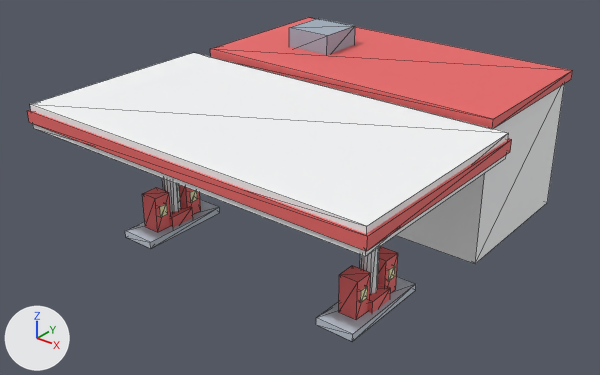
The glTF model assets/models/gas-station.glb, before and after one commit.
Rendered twice from a 50 mm lens placed at (19.5, -24.0, 17.6), pointed at (-0.2, 0.7, 2.3). Lighting does not change. The marker at lower left points along +X, +Y and +Z. The first picture is the older version. Mesh edges are drawn as thin lines. Vertices at exactly the same position are counted once.

In view in the first picture: 'Root'.
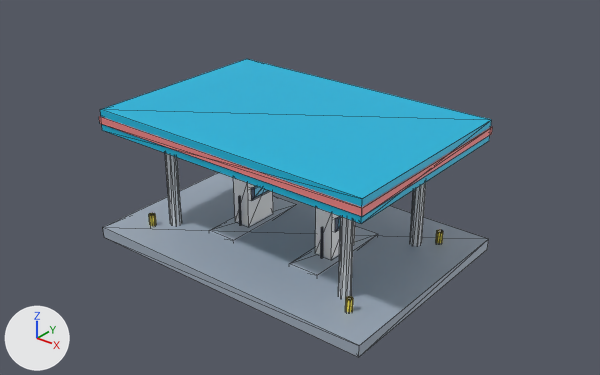
Pixel boxes [x1, y1, x2, y2] of what changed, in the pictures (600 x 375 px; the box of a moved part takes in the faces that stretch with it):
'Root', reshaped (28% narrower, 8% shorter)
    before: [27, 18, 573, 341]
    after: [99, 59, 493, 357]
part 1 of me_modelmesh, added
    after: [103, 173, 489, 357]
part 2 of me_modelmesh, added (cyan)
    after: [100, 59, 492, 224]
part 3 of me_modelmesh, added
    after: [99, 116, 493, 216]
part 4 of me_modelmesh, moved or reshaped (not visible afterwards)
    before: [162, 178, 181, 212]
part 5 of me_modelmesh, moved or reshaped
    before: [360, 247, 380, 294]
    after: [410, 182, 426, 246]
part 6 of me_modelmesh, added
    after: [165, 153, 182, 226]
part 7 of me_modelmesh, added
    after: [338, 216, 354, 299]
part 8 of me_modelmesh, moved or reshaped
    before: [125, 199, 220, 248]
    after: [209, 196, 297, 241]
part 9 of me_modelmesh, added
    after: [234, 178, 273, 226]
part 10 of me_modelmesh, added
    after: [251, 186, 269, 201]
part 11 of me_modelmesh, added
    after: [255, 187, 267, 197]
part 12 of me_modelmesh, moved or reshaped
    before: [316, 277, 416, 341]
    after: [289, 226, 378, 276]
part 13 of me_modelmesh, added
    after: [315, 208, 355, 259]
part 14 of me_modelmesh, added (mostly hidden)
    after: [335, 216, 340, 232]
part 15 of me_modelmesh, added
    after: [436, 230, 443, 243]
part 16 of me_modelmesh, added
    after: [149, 213, 156, 226]
part 17 of me_modelmesh, added
    after: [345, 296, 353, 312]
part 18 of me_modelmesh, added
    after: [239, 196, 241, 225]
part 19 of me_modelmesh, added
    after: [321, 227, 323, 258]
part 20 of me_modelmesh, deleted
    before: [27, 18, 573, 320]

The change, as a list of edits to the scene's bpy script:
```text
Change me_modelmesh:
    remove me_modelmesh.from_pydata(...)  # 186 vertices, 276 faces; spans x -8.1..8.1, y -6.6..10.2, z 0.0..7.4
    add me_modelmesh.from_pydata(...)  # 276 vertices, 396 faces; spans x -6.7..6.7, y -4.7..4.7, z 0.0..5.8
    me_modelmesh part 1: a new loose piece, a box spanning x -6.7..6.7, y -4.7..4.7, z 0.0..0.5, in mat_defaultvertexcolormaterial
    me_modelmesh part 2: a new loose piece, a box spanning x -6.4..6.4, y -4.4..4.4, z 4.95..5.85, in mat_defaultvertexcolormaterial
    me_modelmesh part 3: a new loose piece, a box spanning x -6.45..6.45, y -4.45..4.45, z 5.25..5.55, in mat_defaultvertexcolormaterial
    me_modelmesh part 4: the loose piece of 17 vertices spanning x -5.6..-4.8, y -2.3..-1.6, z 0.0..5.6 is scaled about its middle by (0.714, 0.714, 0.893), then moved by (0.7, 4.5, -0.1)
    me_modelmesh part 5: the loose piece of 17 vertices spanning x 4.8..5.6, y -2.3..-1.6, z 0.0..5.6 is scaled about its middle by (0.714, 0.714, 0.893), then moved by (-0.7, 4.5, -0.1)
    me_modelmesh part 6: the loose piece of 17 vertices spanning x -5.6..-4.8, y -2.3..-1.6, z 0.0..5.6 is copied, and the copy is scaled about its middle by (0.714, 0.714, 0.893), then moved by (0.7, -0.5, -0.1); it spans x -4.8..-4.2, y -2.8..-2.2, z 0.2..5.2
    me_modelmesh part 7: the loose piece of 17 vertices spanning x 4.8..5.6, y -2.3..-1.6, z 0.0..5.6 is copied, and the copy is scaled about its middle by (0.714, 0.714, 0.893), then moved by (-0.7, -0.5, -0.1); it spans x 4.2..4.8, y -2.8..-2.2, z 0.2..5.2
    me_modelmesh part 8: the loose piece of 8 vertices spanning x -6.0..-4.4, y -4.1..0.1, z 0.0..0.3 is moved by (3.0, 2.0, 0.2)
    me_modelmesh part 9: a new loose piece, a box spanning x -2.6..-1.8, y -0.8..0.8, z 0.5..2.7, in mat_defaultvertexcolormaterial
    me_modelmesh part 10: a new loose piece, a box spanning x -2.62..-1.78, y -0.6..0.6, z 1.7..2.3, in mat_defaultvertexcolormaterial
    me_modelmesh part 11: a new loose piece, a box spanning x -2.63..-1.77, y -0.4..0.4, z 1.8..2.2, in mat_defaultvertexcolormaterial
    me_modelmesh part 12: the loose piece of 8 vertices spanning x 4.4..6.0, y -4.1..0.1, z 0.0..0.3 is moved by (-3.0, 2.0, 0.2)
    me_modelmesh part 13: a new loose piece, a box spanning x 1.8..2.6, y -0.8..0.8, z 0.5..2.7, in mat_defaultvertexcolormaterial
    me_modelmesh part 14: a new loose piece, a box spanning x 1.78..2.62, y -0.6..0.6, z 1.7..2.3, in mat_defaultvertexcolormaterial
    me_modelmesh part 15: the loose piece of 17 vertices spanning x 4.8..5.6, y -2.3..-1.6, z 0.0..5.6 is copied, and the copy is scaled about its middle by (0.4, 0.4, 0.179), then moved by (0.0, 5.2, -2.3); it spans x 5.1..5.3, y 3.1..3.3, z 0.0..1.0
    me_modelmesh part 16: the loose piece of 17 vertices spanning x -5.6..-4.8, y -2.3..-1.6, z 0.0..5.6 is copied, and the copy is scaled about its middle by (0.4, 0.4, 0.179), then moved by (0.0, -1.2, -2.3); it spans x -5.3..-5.1, y -3.3..-3.1, z 0.0..1.0
    me_modelmesh part 17: the loose piece of 17 vertices spanning x 4.8..5.6, y -2.3..-1.6, z 0.0..5.6 is copied, and the copy is scaled about its middle by (0.4, 0.4, 0.179), then moved by (0.0, -1.2, -2.3); it spans x 5.1..5.3, y -3.3..-3.1, z 0.0..1.0
    me_modelmesh part 18: a new loose piece of 13 vertices spanning x -2.2, y -0.9, z 0.5..1.9, in mat_defaultvertexcolormaterial
    me_modelmesh part 19: a new loose piece of 13 vertices spanning x 2.2, y -0.9, z 0.5..1.9, in mat_defaultvertexcolormaterial
    me_modelmesh part 20: 17 loose pieces with 136 vertices, spanning x -8.1..8.1, y -6.6..10.2, z 0.0..7.4, are deleted
    other edits to the shape of me_modelmesh do not show in these pictures
```
